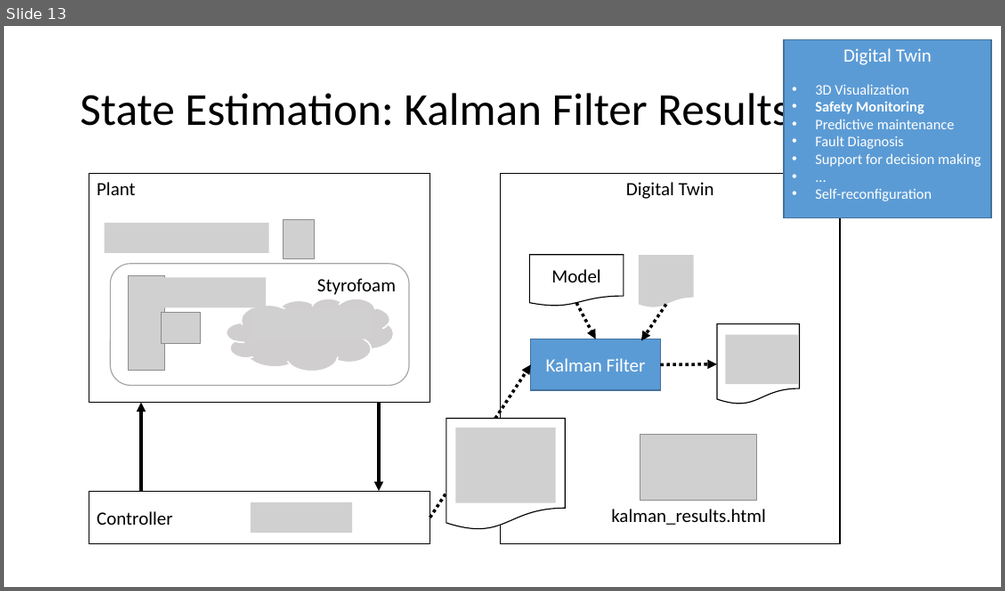
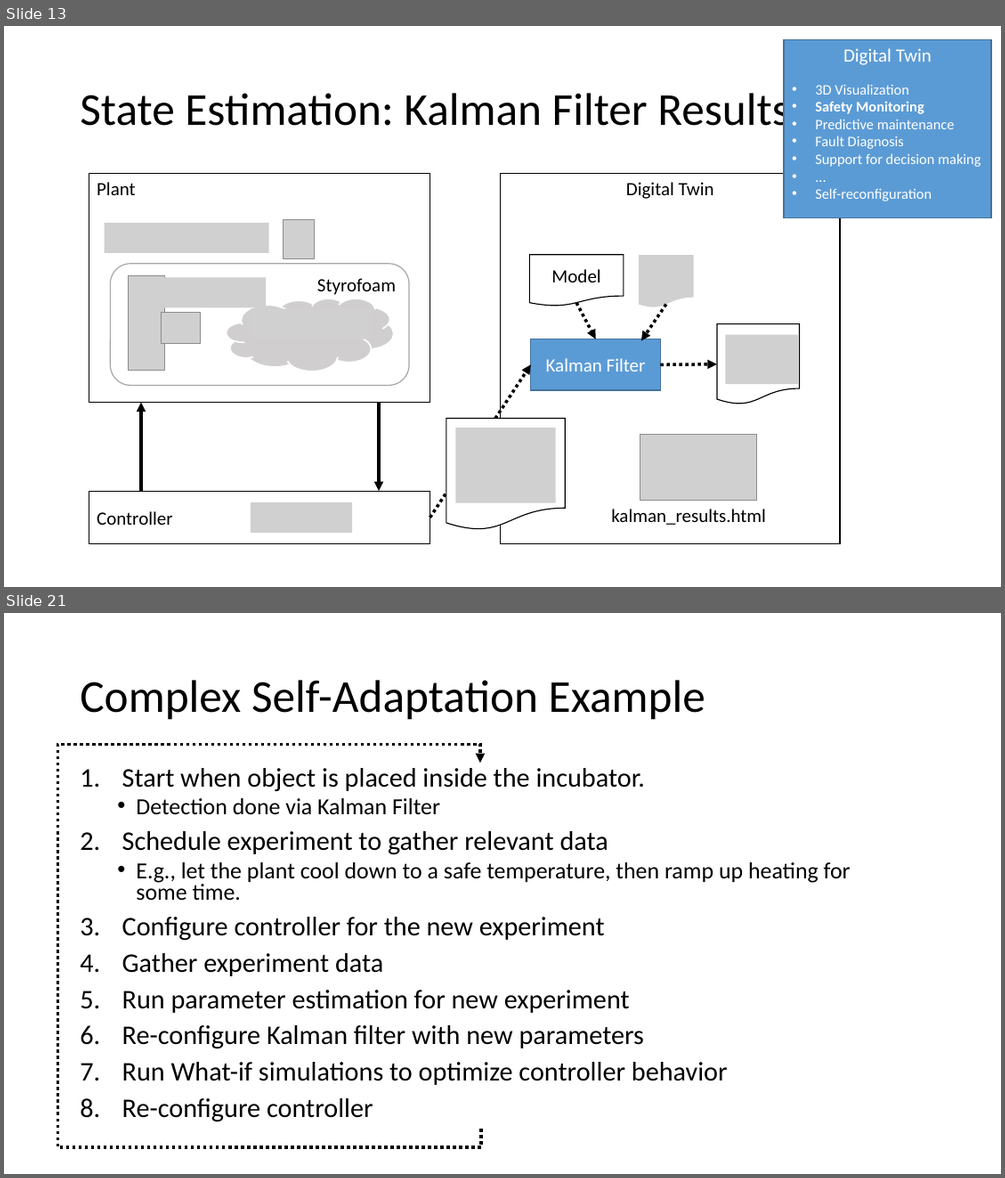
Before and after one commit to INTO-CPS-Association/example_digital-twin_incubator, a slide deck: notes/presentations/DigitLunch_17_December.pptx. Shown one above the other, each under a label of ours: slide 13 before the commit, slides 13 and 21 after it; the slides between them are not shown. The pictures are 1005x591 and 1005x1178 pixels, drawn with LibreOffice and Linux fonts; fonts in the diff are those of the drawing; grey boxes stand for pictures. Boxes give left, top, right and bottom in pixels: in the first picture for what was removed or moved away, otherwise in the second. Text is boxed around its words. In the diff, an @@ line names an element or a change of style, - is before the commit and + after.

```diff
--- a/notes/presentations/DigitLunch_17_December.pptx
+++ b/notes/presentations/DigitLunch_17_December.pptx
@@ slide 21 added at (4,613,1001,1174), background #FFFFFF @@
@@ title added at (80,680,705,720), 44 pt, text #000000 @@
+Complex Self-Adaptation Example
@@ elbow arrow added from (481, 1129) to (480, 763), #000000 3 pt dashed @@
@@ text added at (122,768,850,1122), 25.9 pt, text #000000 @@
+1. Start when object is placed inside the incubator.
+  • Detection done via Kalman Filter
+2. Schedule experiment to gather relevant data
+  • E.g., let the plant cool down to a safe temperature, then ramp up heating for some time.
+3. Configure controller for the new experiment
+4. Gather experiment data
+5. Run parameter estimation for new experiment
+6. Re-configure Kalman filter with new parameters
+7. Run What-if simulations to optimize controller behavior
+8. Re-configure controller
```
Also in this commit, not shown: 4 slides changed, 6 other slides added, 7 slides removed, 2 other files.
